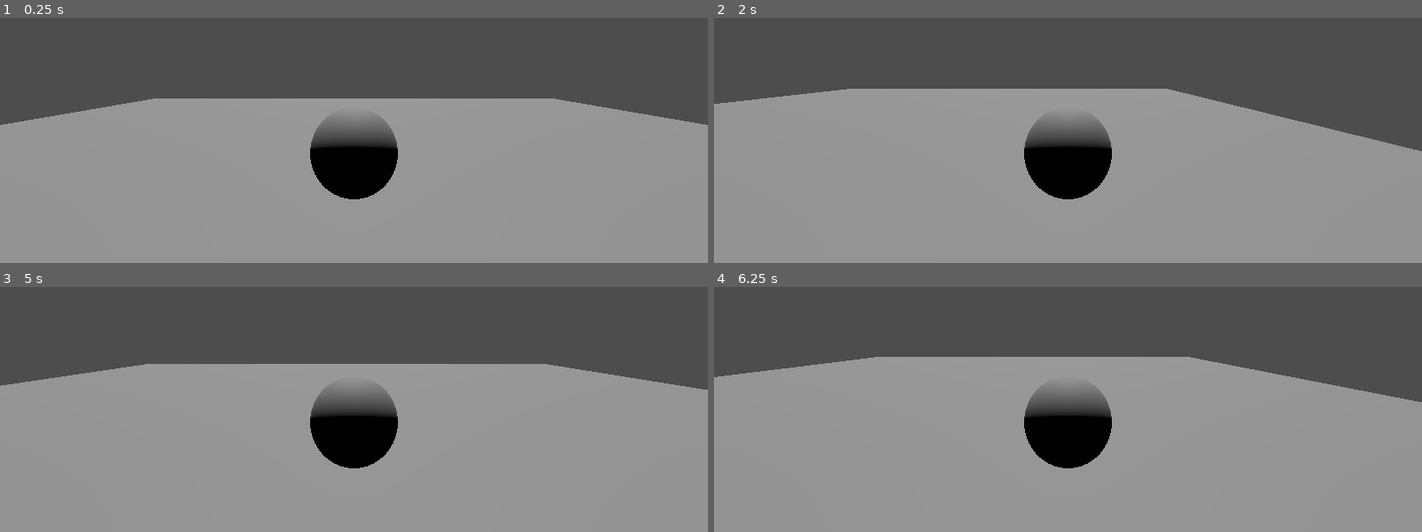
Above: before the commit, frames 1-4 (two rows, left to right).
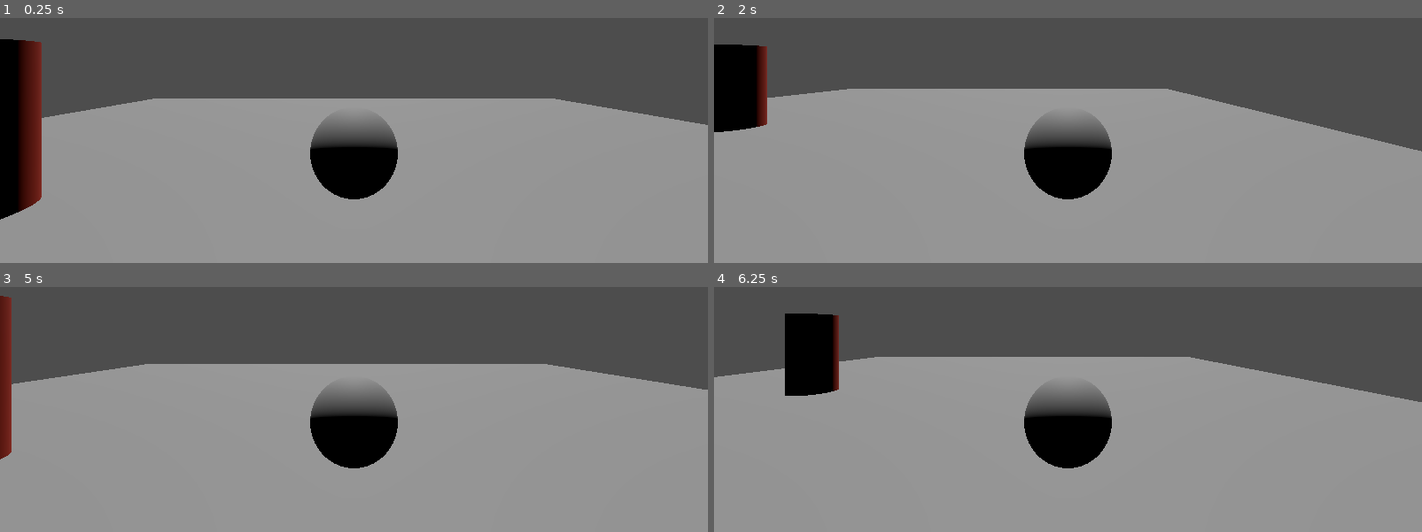
Above: after the commit, the same moments.

Repository: KantaiMishima/OSC_Hiroshima_2024_GameJam
Game: Godot game, scene res://node_3d.tscn
Two runs of this game, one before a commit and one after it. Both use one fixed random seed, a clock stepped at 60 frames per second and the inputs below.
Inputs:
- Up to frame 1 (0.25 s): no input
- Up to frame 2 (2 s): hold Right (right) 0.53-1.28 s; hold Space (space) 0.53-1.28 s; hold Down (down) from 1.28 s (still down); tap Space (space) at 1.35 s
- Up to frame 3 (5 s): release Down (down) at 2.03 s; hold Right (right) 2.03-2.78 s; hold Space (space) 2.03-2.78 s; hold W (up) 2.78-3.53 s; tap Space (space) at 2.85, 4.35 s; hold Space (space) 3.53-4.28 s; hold Left (left) from 3.53 s (still down)
- Up to frame 4 (6.25 s): release Left (left) at 5.03 s; hold Down (down) 5.03-5.78 s; hold Space (space) 5.03-5.78 s; hold Right (right) from 5.78 s (still down); tap Space (space) at 5.85 s

The runs differ from the first frame. In frame 1, 4.1% of the frame differs, in the area x 0-6%, y 8-83%; in frame 2, 2.6%; in frame 3, 1.1%; in frame 4, 2.5%.

Commit message:
feat: クリア処理を実装

Diff:
--- /dev/null
+++ b/clear.gd
@@ -0,0 +1,20 @@
+extends Control
+
+
+# Called when the node enters the scene tree for the first time.
+func _ready() -> void:
+	self.hide()
+	pass # Replace with function body.
+
+
+# Called every frame. 'delta' is the elapsed time since the previous frame.
+func _process(delta: float) -> void:
+	var input_space = Input.is_action_pressed("space")
+	if (input_space && self.visible):
+		get_tree().reload_current_scene()
+		pass
+	pass
+
+func handleClear():
+	self.show()
+	pass
--- /dev/null
+++ b/goal.gd
@@ -0,0 +1,13 @@
+extends Area3D
+
+# Called when the node enters the scene tree for the first time.
+func _ready() -> void:
+	pass # Replace with function body.
+
+# Called every frame. 'delta' is the elapsed time since the previous frame.
+func _process(delta: float) -> void:
+	pass
+
+func onEntered(node3d: Node3D):
+	$"../Clear".handleClear()
+	pass
--- a/node_3d.tscn
+++ b/node_3d.tscn
@@ -1,8 +1,10 @@
-[gd_scene load_steps=8 format=3 uid="uid://c73neq2g3qem8"]
+[gd_scene load_steps=12 format=3 uid="uid://c73neq2g3qem8"]
 
 [ext_resource type="Script" path="res://player.gd" id="1_cn8jc"]
+[ext_resource type="Script" path="res://clear.gd" id="1_g68qo"]
 [ext_resource type="Script" path="res://dead_line.gd" id="2_fsdgy"]
 [ext_resource type="Script" path="res://game_over.gd" id="2_h7463"]
+[ext_resource type="Script" path="res://goal.gd" id="5_nyv8e"]
 
 [sub_resource type="PlaneMesh" id="PlaneMesh_gr5yv"]
 
@@ -12,7 +14,61 @@
 
 [sub_resource type="SphereShape3D" id="SphereShape3D_eaa5i"]
 
+[sub_resource type="StandardMaterial3D" id="StandardMaterial3D_6p6ob"]
+albedo_color = Color(0.784314, 0.196078, 0.105882, 1)
+
+[sub_resource type="CylinderMesh" id="CylinderMesh_wudl6"]
+
 [node name="Node3D" type="Node3D"]
+
+[node name="Clear" type="Control" parent="."]
+layout_mode = 3
+anchors_preset = 15
+anchor_right = 1.0
+anchor_bottom = 1.0
+grow_horizontal = 2
+grow_vertical = 2
+script = ExtResource("1_g68qo")
+
+[node name="NextAction" type="RichTextLabel" parent="Clear"]
+layout_mode = 1
+anchors_preset = 8
+anchor_left = 0.5
+anchor_top = 0.5
+anchor_right = 0.5
+anchor_bottom = 0.5
+offset_left = -156.0
+offset_top = 55.0
+offset_right = 160.0
+offset_bottom = 165.0
+grow_horizontal = 2
+grow_vertical = 2
+size_flags_horizontal = 4
+size_flags_vertical = 4
+size_flags_stretch_ratio = 9.39
+theme_override_constants/outline_size = 4
+theme_override_font_sizes/normal_font_size = 40
+text = "Spaceで最初から"
+
+[node name="ClearMainText" type="RichTextLabel" parent="Clear"]
+layout_mode = 1
+anchors_preset = 8
+anchor_left = 0.5
+anchor_top = 0.5
+anchor_right = 0.5
+anchor_bottom = 0.5
+offset_left = -210.0
+offset_top = -233.0
+offset_right = 205.0
+offset_bottom = -14.0
+grow_horizontal = 2
+grow_vertical = 2
+size_flags_horizontal = 4
+size_flags_vertical = 4
+mouse_force_pass_scroll_events = false
+theme_override_constants/outline_size = 16
+theme_override_font_sizes/normal_font_size = 160
+text = "Clear"
 
 [node name="Floor" type="MeshInstance3D" parent="."]
 transform = Transform3D(10, 0, 0, 0, 10, 0, 0, 0, 10, 0, 0, 0)
@@ -102,4 +158,16 @@
 theme_override_font_sizes/normal_font_size = 160
 text = "GameOver"
 
+[node name="Goal" type="Area3D" parent="."]
+transform = Transform3D(1, 0, 0, 0, 1, 0, 0, 0, 1, -4.392, 1, 0)
+script = ExtResource("5_nyv8e")
+
+[node name="CollisionShape3D" type="CollisionShape3D" parent="Goal"]
+shape = SubResource("BoxShape3D_oi52c")
+
+[node name="MeshInstance3D" type="MeshInstance3D" parent="Goal"]
+material_override = SubResource("StandardMaterial3D_6p6ob")
+mesh = SubResource("CylinderMesh_wudl6")
+
 [connection signal="body_entered" from="DeadLine" to="DeadLine" method="onEntered"]
+[connection signal="body_entered" from="Goal" to="Goal" method="onEntered"]
